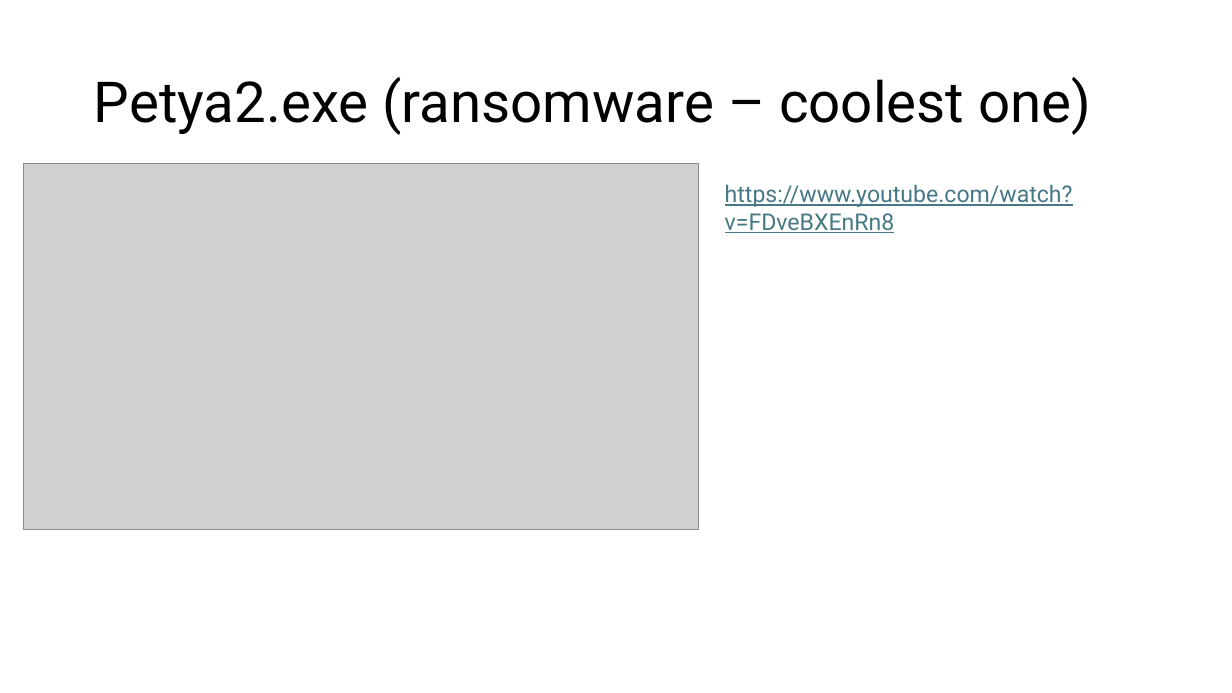
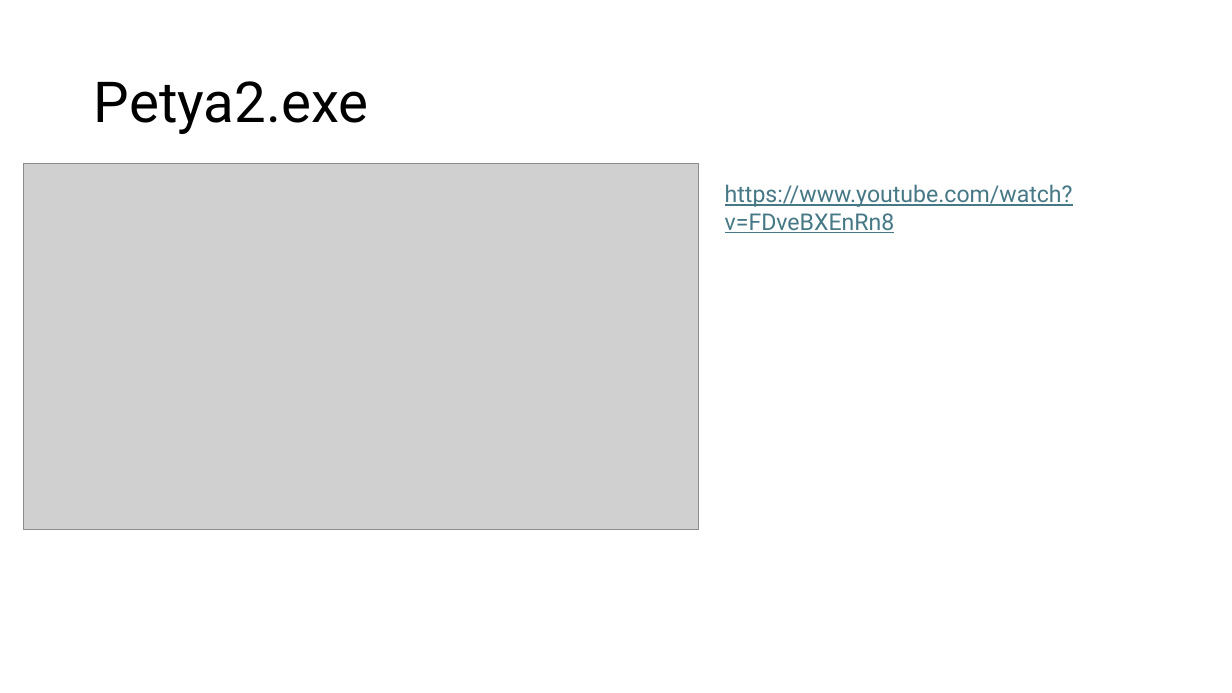
Before and after one commit to jacobchlebowski/cyber-outreach, a slide deck: slide 5 of Malware Presentation and Demonstration.pptx (slide 3 before the commit). Drawn at 1232x693 pixels with LibreOffice and Linux fonts; fonts in the diff are those of the drawing; grey boxes stand for pictures. Boxes give left, top, right and bottom in pixels: in the first picture for what was removed or moved away, otherwise in the second. Text is boxed around its words. In the diff, an @@ line names an element or a change of style, - is before the commit and + after.

Commit message:
presentation

```diff
--- a/Malware Presentation and Demonstration.pptx
+++ b/Malware Presentation and Demonstration.pptx
@@ title at box(94, 81, 369, 134): text changed @@
-Petya2.exe (ransomware – coolest one)
+Petya2.exe
```
Also in this commit, not shown: 1 other slide changed, 7 slides added, 4 slides removed.
